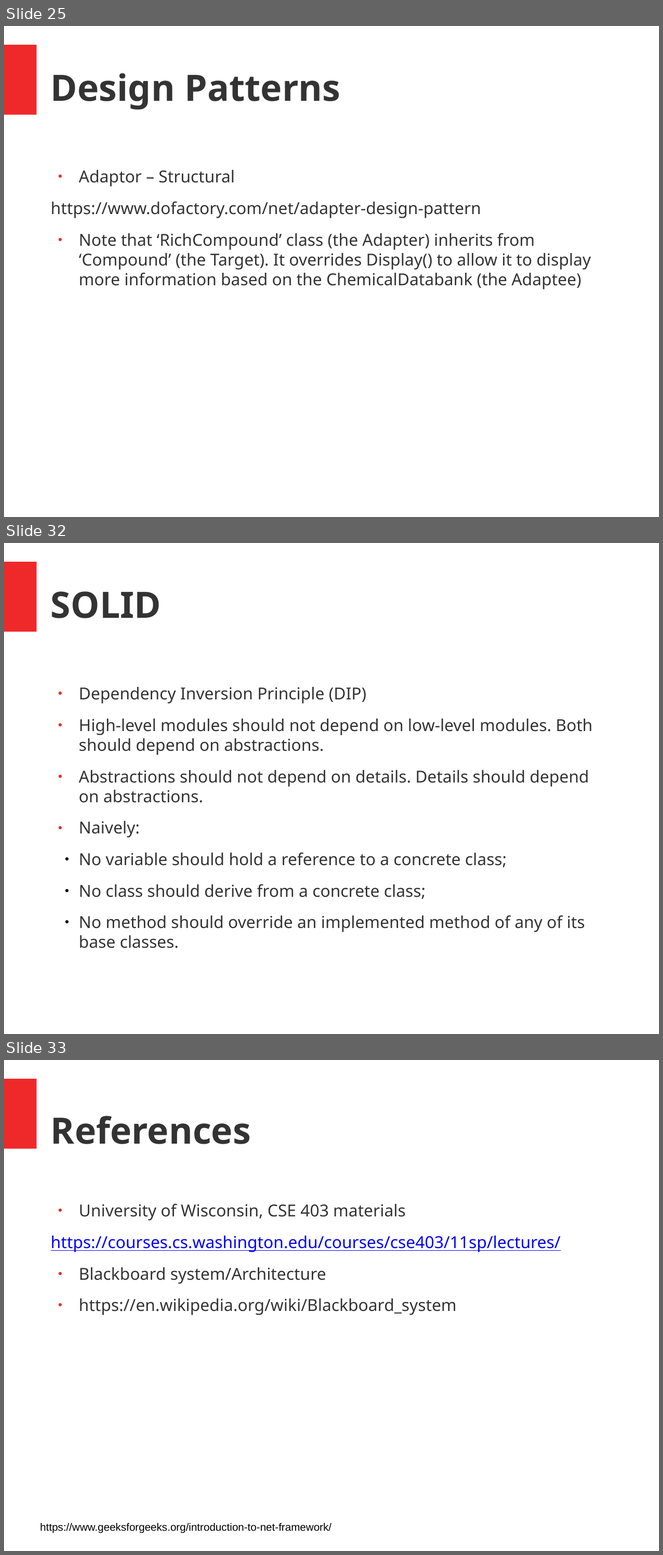
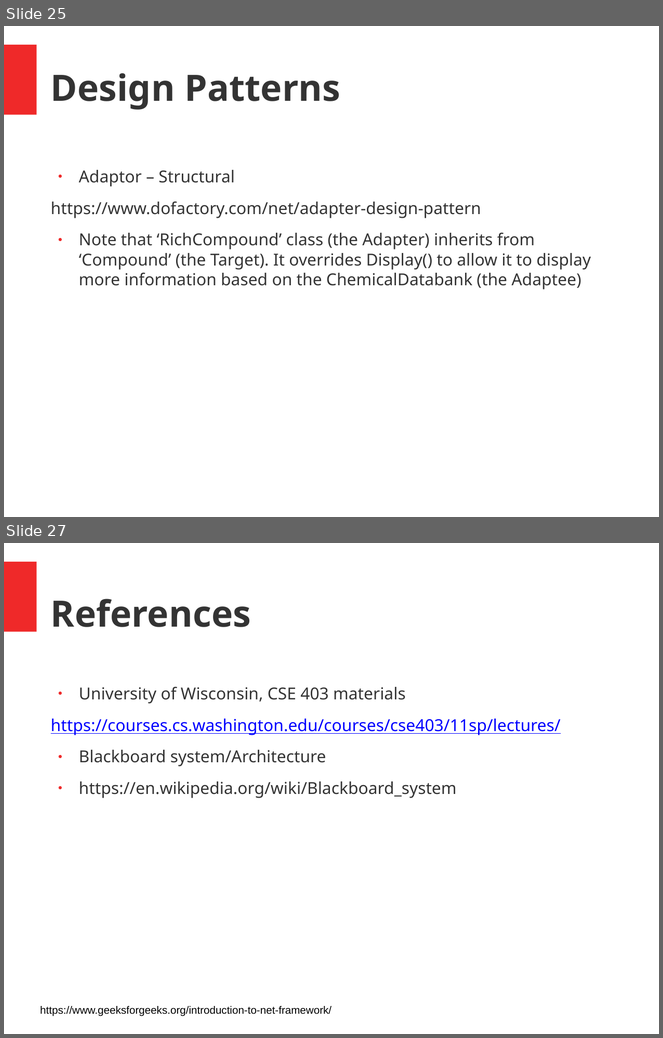
Before and after one commit to juschan/CSharp_ASPNET_Coaching, a slide deck: SE_Intro.pptx. Shown one above the other, each under a label of ours: slides 25, 32 and 33 before the commit, slides 25 and 27 after it; the slides between them are not shown. The pictures are 663x1555 and 663x1038 pixels, drawn with LibreOffice and Linux fonts; fonts in the diff are those of the drawing. Boxes give left, top, right and bottom in pixels: in the first picture for what was removed or moved away, otherwise in the second. Text is boxed around its words. In the diff, an @@ line names an element or a change of style, - is before the commit and + after.

```diff
--- a/SE_Intro.pptx
+++ b/SE_Intro.pptx
@@ slide 32 removed at (x1=4, y1=543, x2=659, y2=1034), background #FFFFFF; not listed: 1 template element that a slide beside it also shows @@
@@ text removed at (x1=51, y1=591, x2=161, y2=618) @@
-SOLID
@@ text removed at (x1=79, y1=687, x2=593, y2=949) @@
-● Dependency Inversion Principle (DIP)
-● High-level modules should not depend on low-level modules. Both should depend on abstractions.
-● Abstractions should not depend on details. Details should depend on abstractions.
-● Naively:
-  ● No variable should hold a reference to a concrete class;
-  ● No class should derive from a concrete class;
-  ● No method should override an implemented method of any of its base classes.
@@ what was slide 33 is now slide 27 @@
```
Also in this commit, not shown: 2 slides changed, 5 other slides removed.
